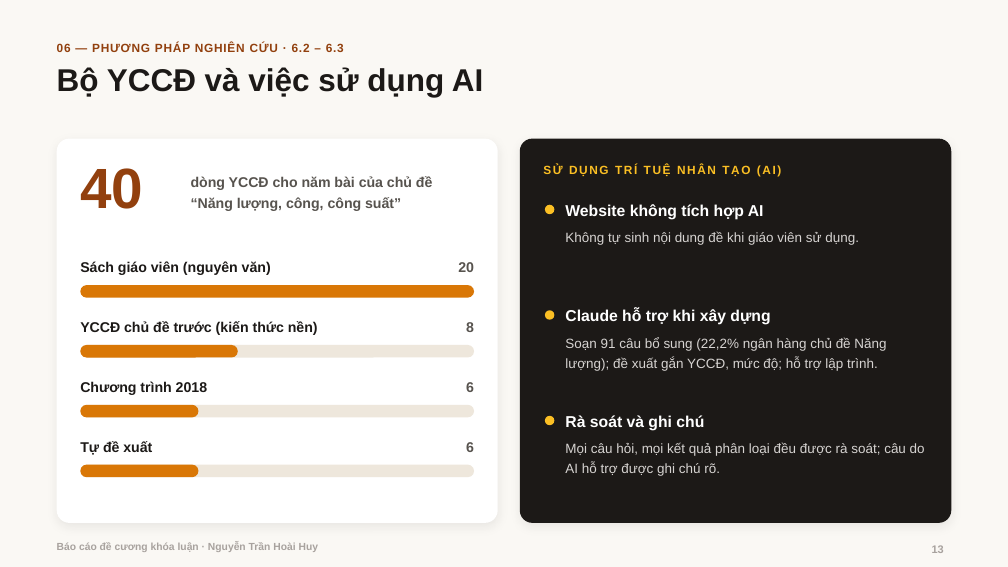
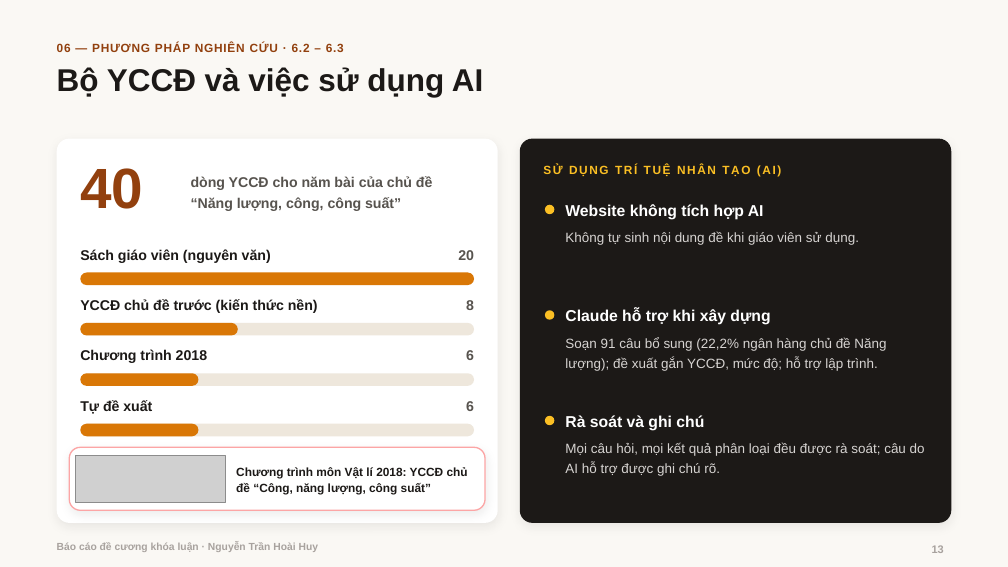
Before and after one commit to hoaihuy2609/kltn, a slide deck: slide 13 of tai-ve/Bao_cao_de_cuong.pptx. Drawn at 1008x567 pixels with LibreOffice and Linux fonts; fonts in the diff are those of the drawing; grey boxes stand for pictures; background and template pictures are left out. Boxes give left, top, right and bottom in pixels: in the first picture for what was removed or moved away, otherwise in the second. Text is boxed around its words. In the diff, an @@ line names an element or a change of style, - is before the commit and + after.

```diff
--- a/tai-ve/Bao_cao_de_cuong.pptx
+++ b/tai-ve/Bao_cao_de_cuong.pptx
@@ 2 texts, 1 rounded rectangle: place and size @@
-2 texts, 1 rounded rectangle at [80, 261, 474, 298]
+2 texts, 1 rounded rectangle at [80, 249, 474, 285]
@@ 2 texts, 2 rounded rectangles: place and size @@
-2 texts, 2 rounded rectangles at [80, 321, 474, 358]
+2 texts, 2 rounded rectangles at [80, 299, 474, 336]
@@ text "Chương trình 2018": place and size @@
-text "Chương trình 2018" at [80, 381, 207, 395]
+text "Chương trình 2018" at [80, 349, 207, 363]
@@ 2 rounded rectangles, 1 text: place and size @@
-2 rounded rectangles, 1 text at [80, 442, 474, 478]
+2 rounded rectangles, 1 text at [80, 350, 474, 386]
@@ text "Tự đề xuất": place and size @@
-text "Tự đề xuất" at [80, 441, 152, 455]
+text "Tự đề xuất" at [80, 400, 152, 414]
@@ rounded rectangle added at [70, 448, 485, 510], fill #FFFFFF, outline #FCA5A5 1.25 pt @@
@@ 2 rounded rectangles, 1 text: place and size @@
-2 rounded rectangles, 1 text at [80, 382, 474, 417]
+2 rounded rectangles, 1 text at [80, 401, 474, 436]
@@ picture added at [76, 455, 225, 502] @@
@@ text added at [236, 467, 468, 495], 11.3 pt, text #1C1917, bold @@
+Chương trình môn Vật lí 2018: YCCĐ chủ đề “Công, năng lượng, công suất”
```
Also in this commit, not shown: 1 other slide changed, 10 other files.
